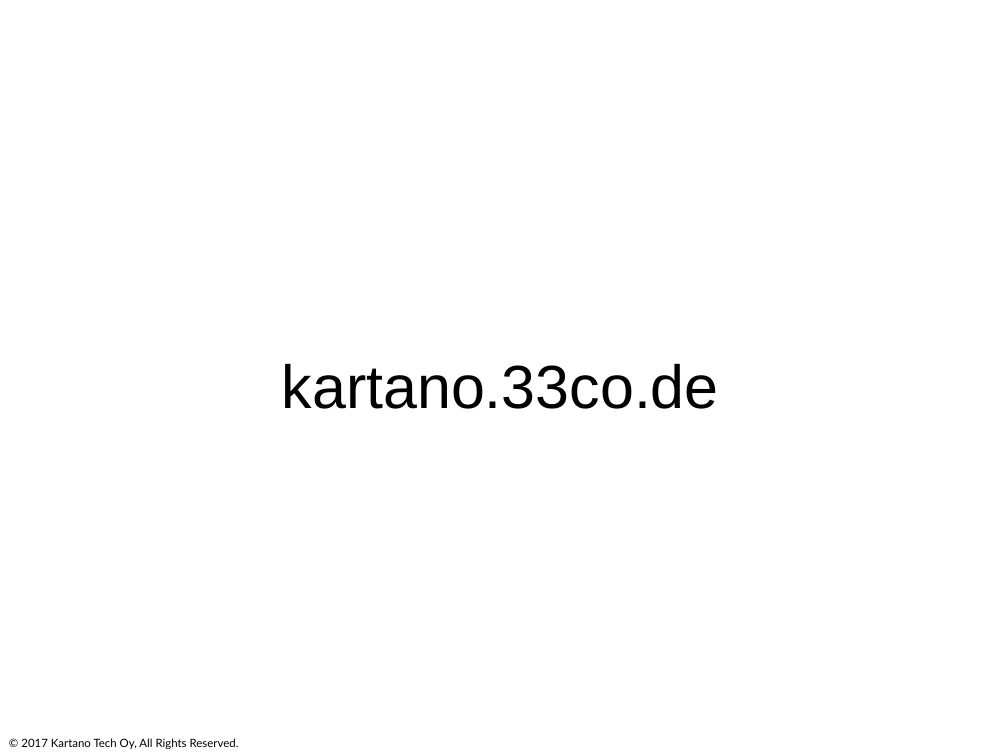
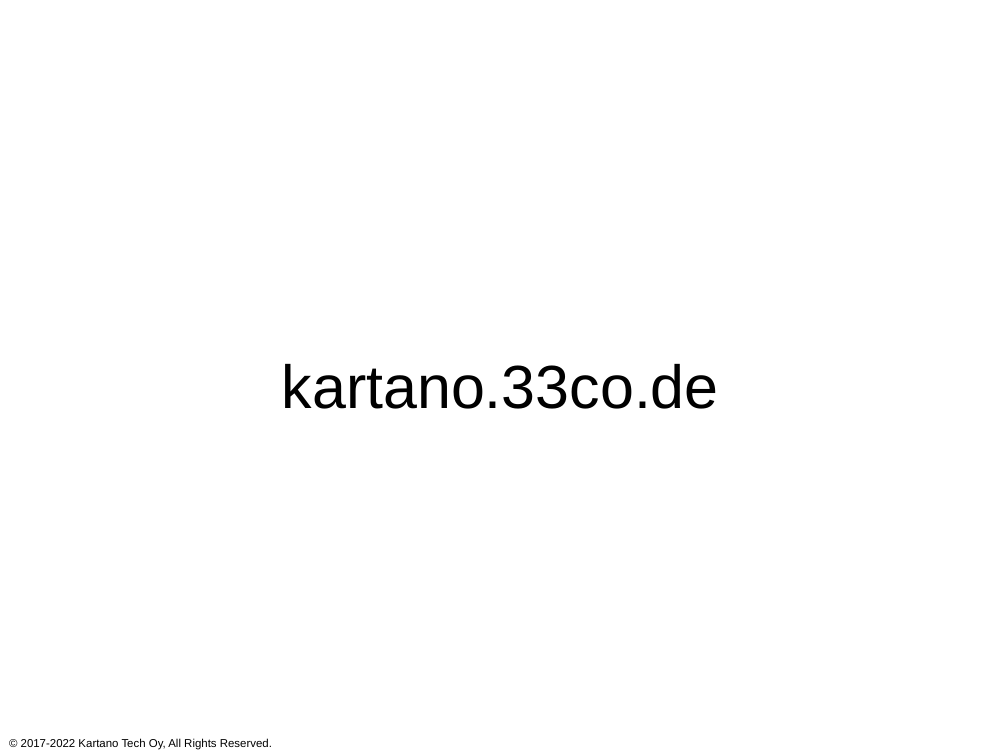
Before and after one commit to githubedu/ERP-samk, a slide deck: slide 7 of kartano/presentations/01presentation.odp. Drawn at 1008x756 pixels with LibreOffice and Linux fonts; fonts in the diff are those of the drawing. Boxes give left, top, right and bottom in pixels: in the first picture for what was removed or moved away, otherwise in the second. Text is boxed around its words. In the diff, an @@ line names an element or a change of style, - is before the commit and + after.

```diff
--- a/kartano/presentations/01presentation.odp
+++ b/kartano/presentations/01presentation.odp
@@ text at [21,738,272,750]: text changed; font Lato to Arial @@
-© 2017 Kartano Tech Oy, All Rights Reserved.
+© 2017-2022 Kartano Tech Oy, All Rights Reserved.
```
Also in this commit, not shown: 3 other slides changed, 9 other files.
